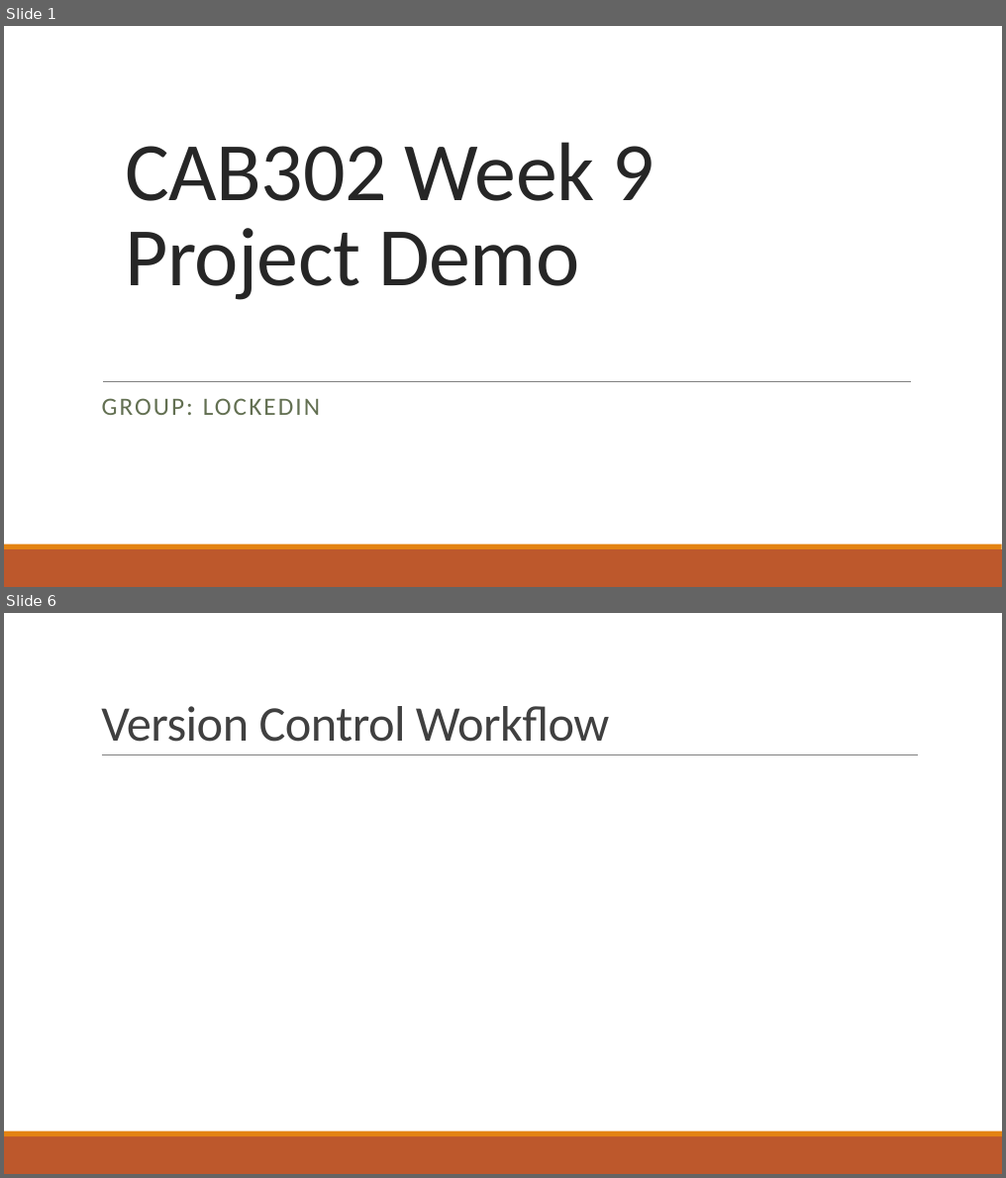
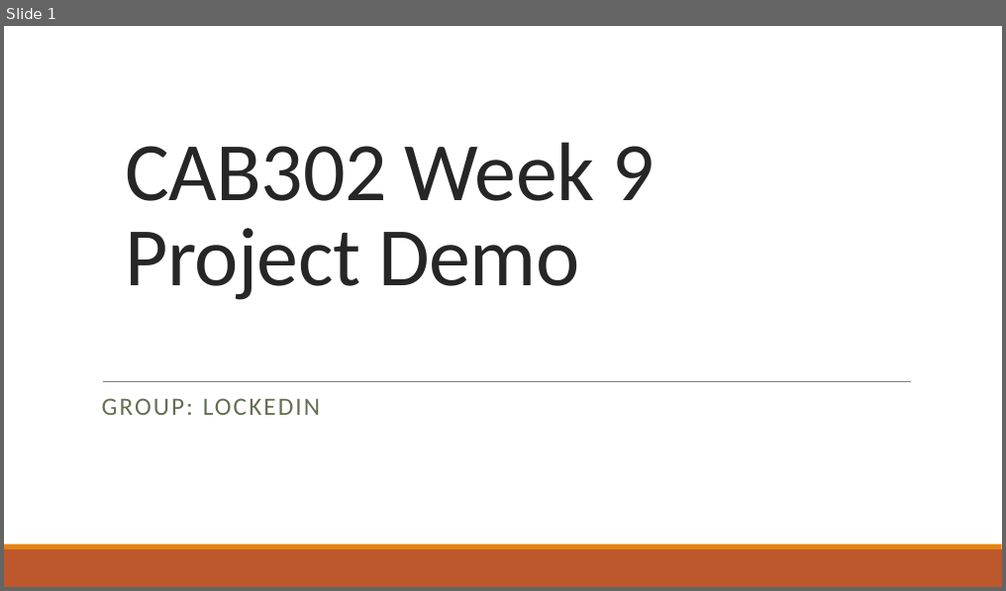
Before and after one commit to Kipkangaroo/CAB302_Project, a slide deck: Resources/Week 9 Video/Week 9 Video Presentation.pptx. Shown one above the other, each under a label of ours: slides 1 and 6 before the commit, slide 1 after it; the slides between them are not shown. The pictures are 1006x1178 and 1006x591 pixels, drawn with LibreOffice and Linux fonts; fonts in the diff are those of the drawing. Boxes give left, top, right and bottom in pixels: in the first picture for what was removed or moved away, otherwise in the second. Text is boxed around its words. In the diff, an @@ line names an element or a change of style, - is before the commit and + after.

```diff
--- a/Resources/Week 9 Video/Week 9 Video Presentation.pptx
+++ b/Resources/Week 9 Video/Week 9 Video Presentation.pptx
@@ slide 6 removed at (x1=4, y1=613, x2=1002, y2=1174), background #FFFFFF; not listed: 2 template elements that a slide beside it also shows @@
@@ title removed at (x1=101, y1=706, x2=609, y2=742) @@
-Version Control Workflow
@@ line removed from (102, 756) to (918, 756) @@
```
Also in this commit, not shown: 2 slides changed, 8 slides added, 3 other slides removed, 7 other files.
